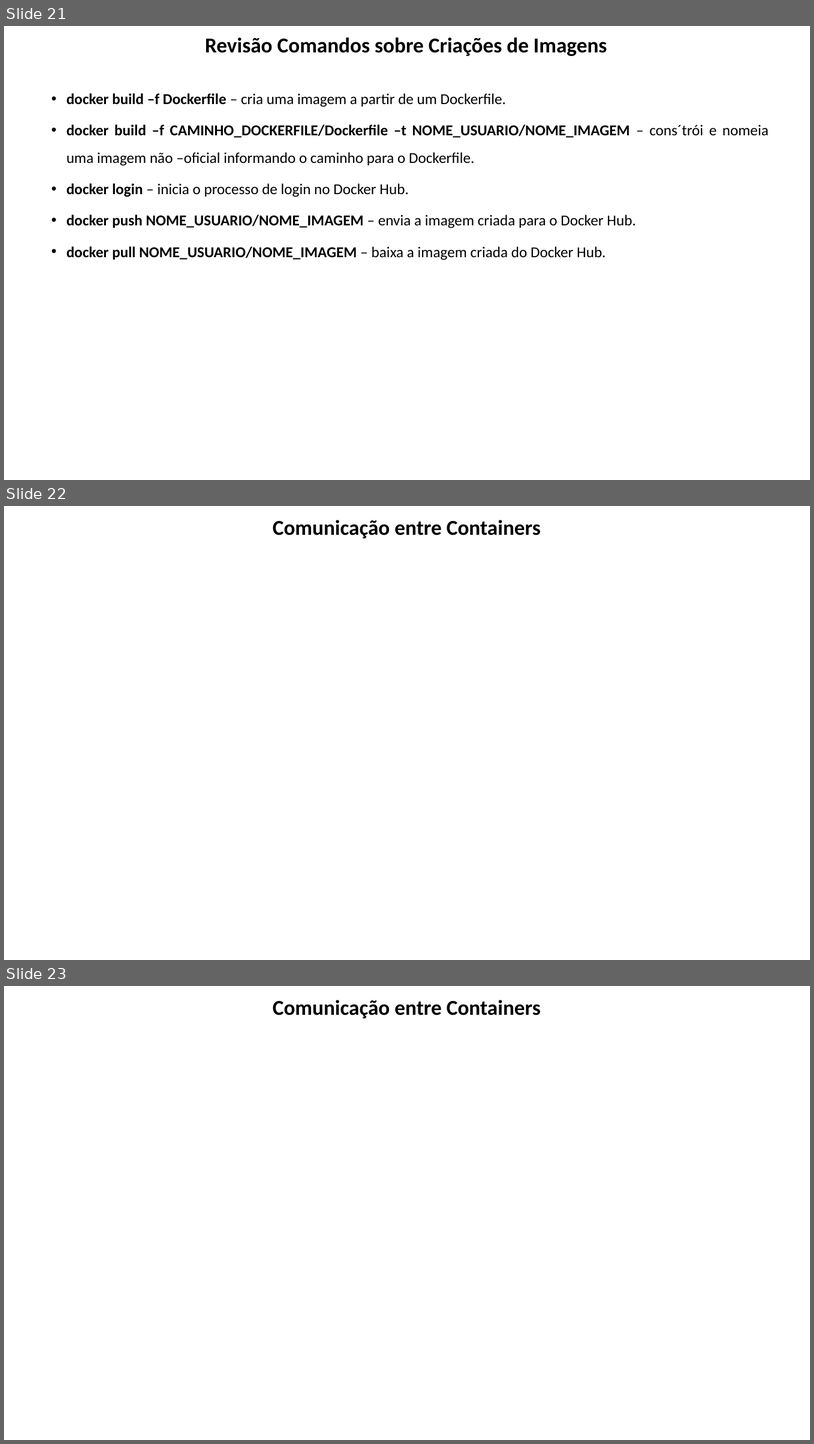
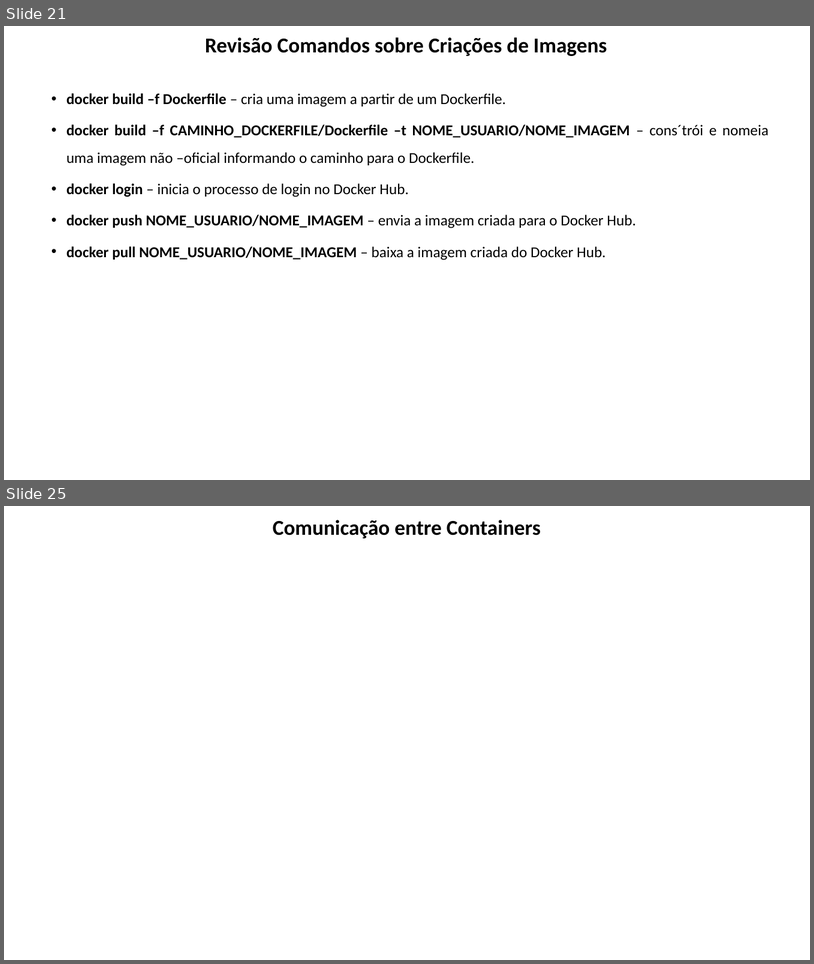
Before and after one commit to lacsousa/learning-docker, a slide deck: docs/docker-resumo.pptx. Shown one above the other, each under a label of ours: slides 21, 22 and 23 before the commit, slides 21 and 25 after it; the slides between them are not shown. The pictures are 814x1444 and 814x964 pixels, drawn with LibreOffice and Linux fonts; fonts in the diff are those of the drawing. Boxes give left, top, right and bottom in pixels: in the first picture for what was removed or moved away, otherwise in the second. Text is boxed around its words. In the diff, an @@ line names an element or a change of style, - is before the commit and + after.

```diff
--- a/docs/docker-resumo.pptx
+++ b/docs/docker-resumo.pptx
@@ slide 22 removed at [4, 506, 810, 960], background #FFFFFF @@
@@ title removed at [273, 520, 541, 538] @@
-Comunicação entre Containers
@@ what was slide 23 is now slide 25 @@
```
Also in this commit, not shown: 1 slide changed, 3 slides added.
